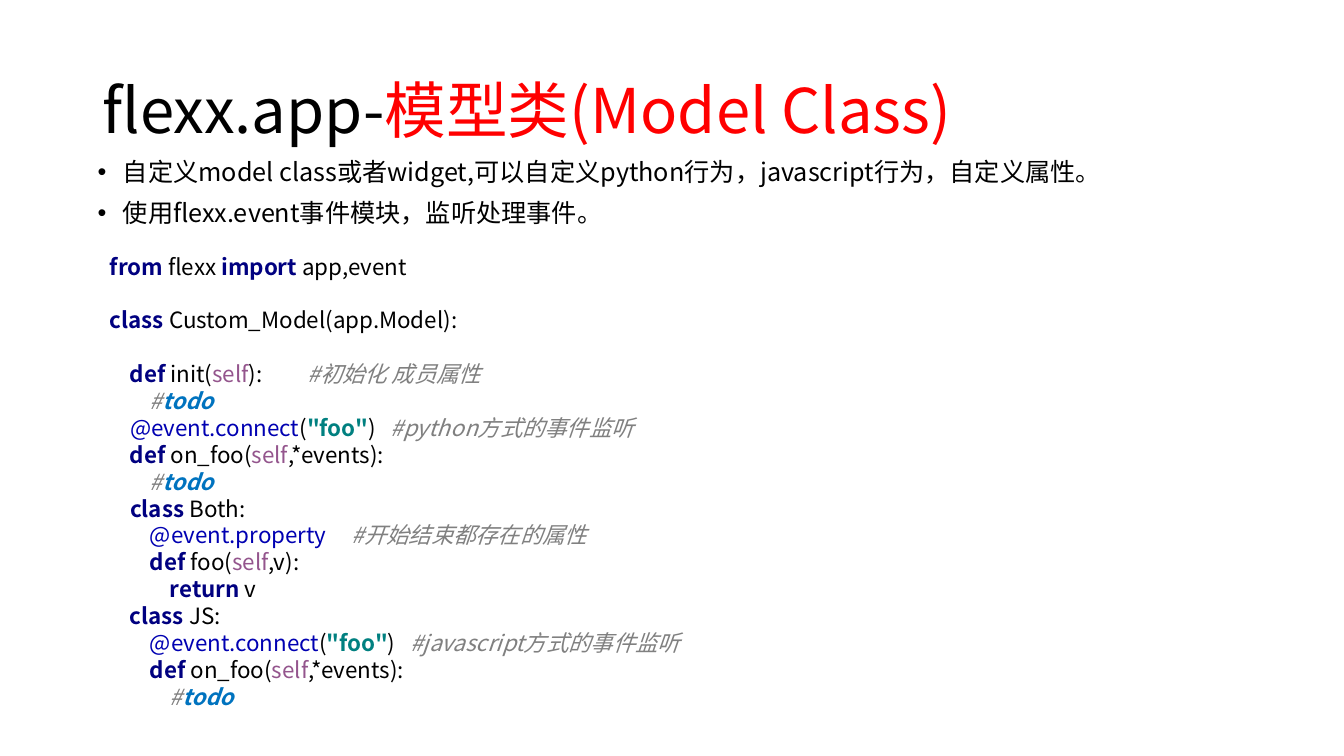
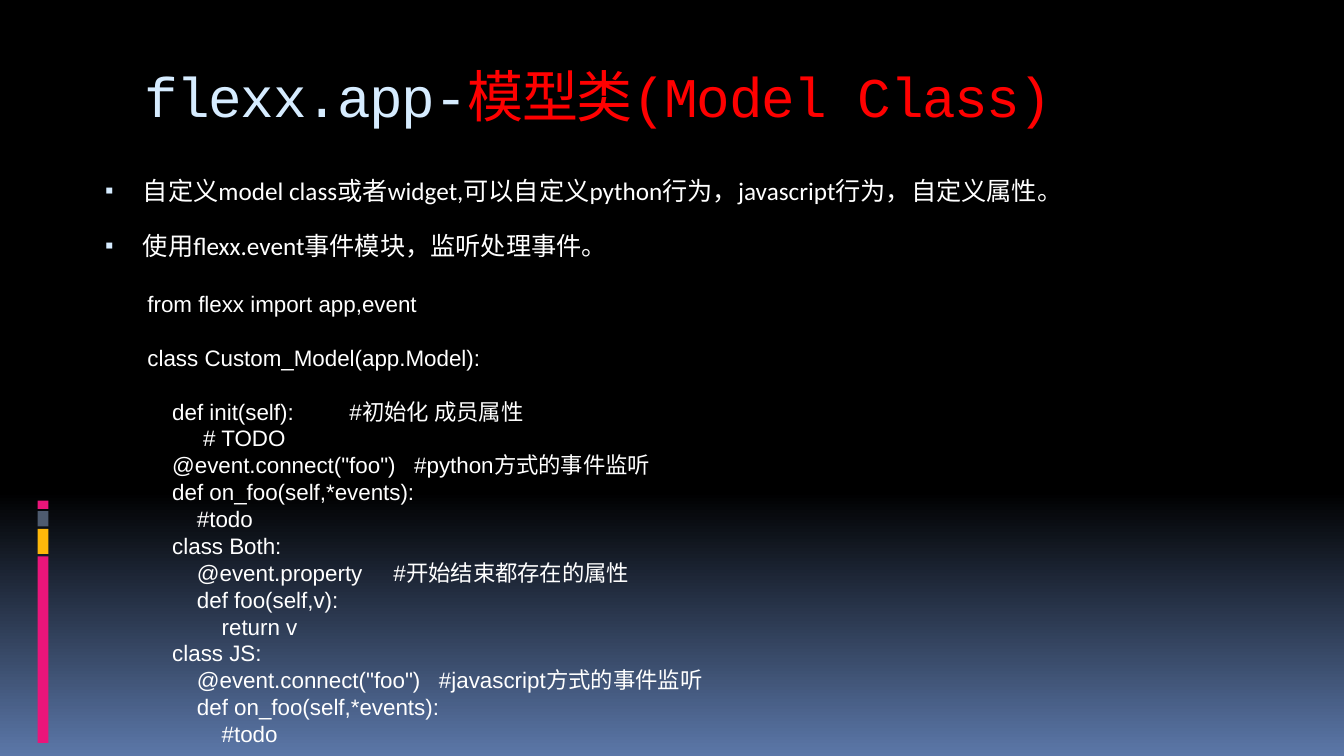
Before and after one commit to 260936767/UpdateServer, a slide deck: slide 23 of flexx_study/report for python&flexx.pptx (slide 19 before the commit). Drawn at 1344x756 pixels with LibreOffice and Linux fonts; fonts in the diff are those of the drawing. Boxes give left, top, right and bottom in pixels: in the first picture for what was removed or moved away, otherwise in the second. Text is boxed around its words. In the diff, an @@ line names an element or a change of style, - is before the commit and + after.

```diff
--- a/flexx_study/report for python&flexx.pptx
+++ b/flexx_study/report for python&flexx.pptx
@@ background #FFFFFF to gradient #000000 to #5B77A8 @@
@@ title "flexx.app-模型类(Model Class)": place and size @@
-title "flexx.app-模型类(Model Class)" at (102,81,952,147)
+title "flexx.app-模型类(Model Class)" at (144,77,1053,129)
@@ title "flexx.app-模型类(Model Class)" at (144,77,1053,129): size 44 to 40 pt, font Noto Sans CJK SC to Courier New, letter spacing 0 to -1 pt; text colour #000000 to #D6ECFF in "flexx.app-模型类(Model"; line spacing 0.9 to 1; vertical alignment middle to top @@
@@ rectangle added at (32,75,33,115), fill #000000 @@
@@ rectangle added at (36,75,37,115), fill #000000 @@
@@ rectangle added at (39,75,43,115), fill #000000 @@
@@ rectangle added at (45,75,52,115), fill #000000 @@
@@ text "自定义model class或者widget,可以自定义python行为，javascript行为，自定义属性。" at (143,178,1062,258): font Noto Sans CJK SC to Calibri, text colour #000000 to #FFFFFF; bullet • to ▪; line spacing 0.9 to 1.5; less space between paragraphs @@
@@ text at (147,295,702,742): text changed; font Noto Sans CJK SC to Arial; text colour #000000 to #FFFFFF @@
-from flexx import app,event
-class Custom_Model(app.Model):
-def init(self): #初始化 成员属性
-#todo
-@event.connect("foo") #python方式的事件监听
-def on_foo(self,*events):
-#todo
-class Both:
-@event.property #开始结束都存在的属性
-def foo(self,v):
-return v
-class JS:
-@event.connect("foo") #javascript方式的事件监听
-def on_foo(self,*events):
-#todo
+from flexx import app,event
+class Custom_Model(app.Model):
+def init(self): #初始化 成员属性
+# TODO
+@event.connect("foo") #python方式的事件监听
+def on_foo(self,*events):
+#todo
+class Both:
+@event.property #开始结束都存在的属性
+def foo(self,v):
+return v
+class JS:
+@event.connect("foo") #javascript方式的事件监听
+def on_foo(self,*events):
+#todo
@@ rectangle added at (37,501,48,509), fill #EA157A @@
@@ rectangle added at (37,529,48,555), fill #FEB80A @@
@@ rectangle added at (37,511,48,526), fill #4E5B6F @@
@@ rectangle added at (37,557,48,743), fill #EA157A @@
```
Also in this commit, not shown: 38 other slides changed, 5 slides added, 1 slide removed.
